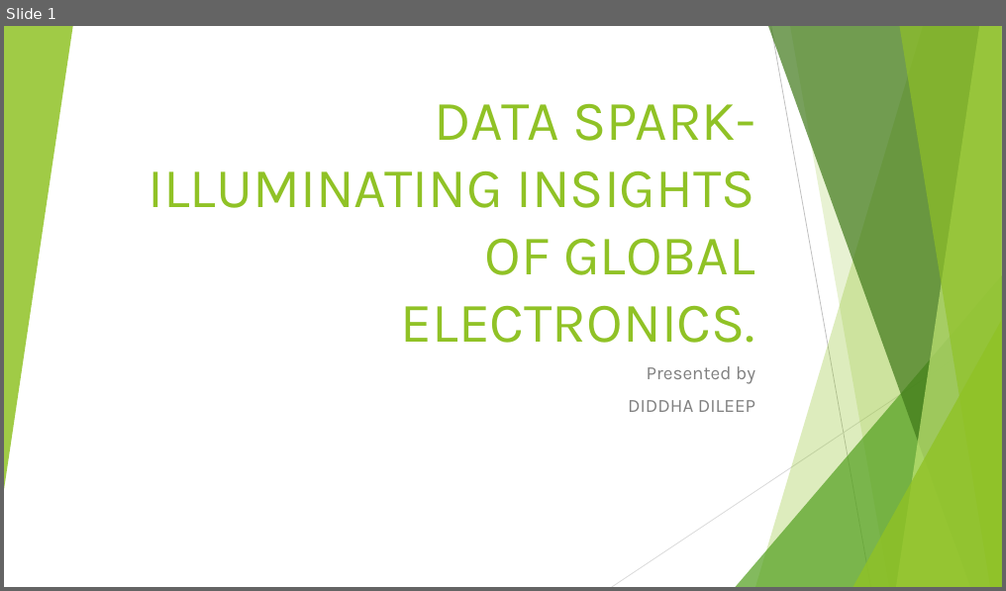
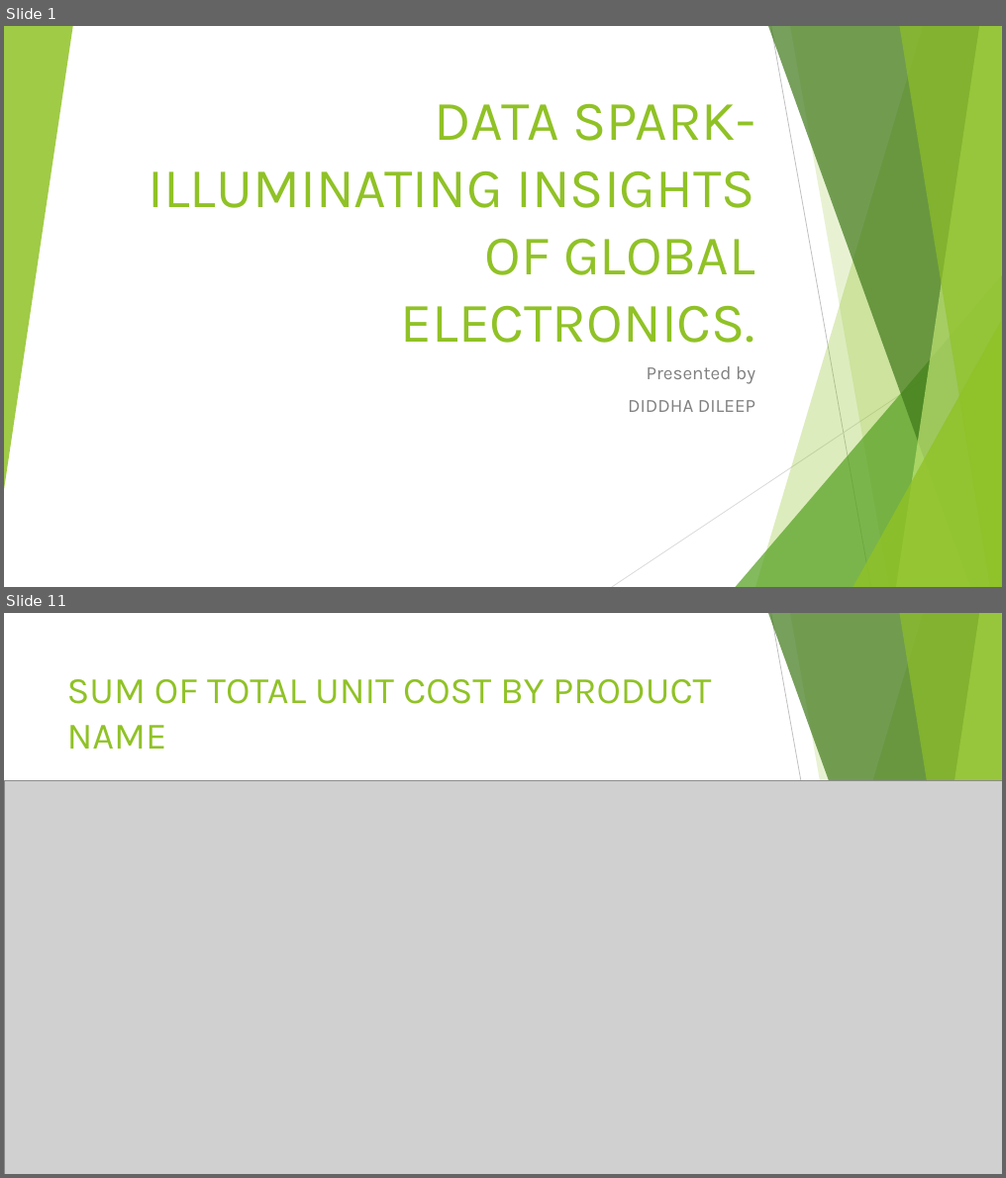
Before and after one commit to Diddha/data-spark-data-illuminating-insights-of-global-electronics, a slide deck: DATA SPARK-ILLUMINATING INSIGHTS OF GLOBAL ELECTRONICS.pptx. Shown one above the other, each under a label of ours: slide 1 before the commit, slides 1 and 11 after it; the slides between them are not shown. The pictures are 1006x591 and 1006x1178 pixels, drawn with LibreOffice and Linux fonts; fonts in the diff are those of the drawing; grey boxes stand for pictures. Boxes give left, top, right and bottom in pixels: in the first picture for what was removed or moved away, otherwise in the second. Text is boxed around its words. In the diff, an @@ line names an element or a change of style, - is before the commit and + after.

```diff
--- a/DATA SPARK-ILLUMINATING INSIGHTS OF GLOBAL ELECTRONICS.pptx
+++ b/DATA SPARK-ILLUMINATING INSIGHTS OF GLOBAL ELECTRONICS.pptx
@@ slide 11 added at bbox=[4, 613, 1002, 1174], background #FFFFFF; not listed: 9 template elements that a slide beside it also shows @@
@@ title added at bbox=[67, 679, 711, 749], 36 pt, text #90C226 @@
+SUM OF TOTAL UNIT COST BY PRODUCT NAME
@@ picture added at bbox=[4, 780, 1002, 1174] @@
@@ triangle added at bbox=[4, 942, 41, 1174], fill #90C226 at 85% opacity @@
```
Also in this commit, not shown: 9 other slides added, 10 slides removed.
